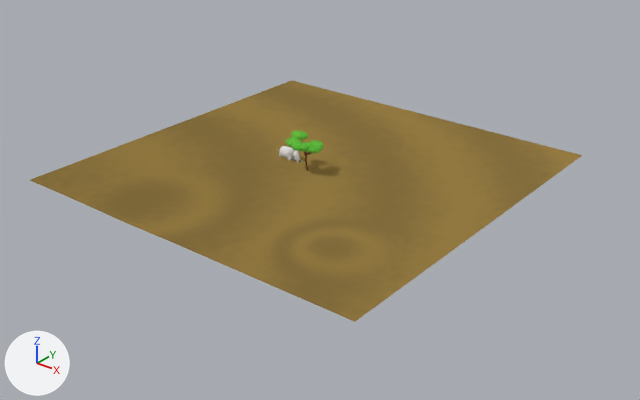
Before and after pictures for a commit that changed the Blender file models/result_animation/result_animation.blend.
Before and after are seen from a 50 mm camera at (88.4, -109.0, 61.7) aimed at (2.3, -1.4, -5.0). Lighting does not change. The marker at lower left points along +X, +Y and +Z.

In view in the first picture: 'Leafs', 'Plane'.
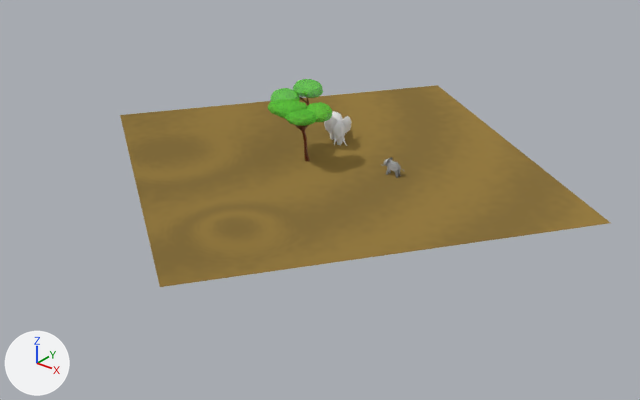
Changed parts and their boxes [x1, y1, x2, y2] in the pictures (640 x 400 px):
'Plane', moved, turned: before [30, 80, 582, 322]; after [120, 85, 610, 287]
'Leafs', moved, turned, rescaled: before [286, 130, 324, 153]; after [267, 79, 332, 126]
'elephant-model', added: after [381, 157, 405, 178]

The change in detail:
Picture 'Material Base Color.003' (img_material_base_color_003) is new.
Material 'Baby-elephant.003' (mat_baby_elephant_003) is new.
Its texture is img_material_base_color_003.
Mesh me_plane_004 is new.
It has 486 vertices, 486 faces and spans x -0.9..0.9, y -2.25..2.51, z 0.0..3.0.
It uses material mat_baby_elephant_003 (picture img_material_base_color_003).
Object 'Leafs' (ob_leafs) moves from (1.6, -1.5, 4.8) to (0.4, 0.0, 9.8).
Object 'Leafs' (ob_leafs) turns from (0, 0, 0) to (0, 0, -36) degrees about x, y and z.
Object 'Leafs' (ob_leafs) is rescaled from (1.26, 1.26, 1.26) to (2.59, 2.59, 2.59).
Object 'Plane' (ob_plane) moves from (0.0, 0.0, 0.0) to (0.9, 3.8, 0.0).
Object 'Plane' (ob_plane) turns from (0, 0, 0) to (0, 0, -36) degrees about x, y and z.
Object 'elephant-model' (ob_elephant_model) is new; it shows me_plane_004.
Its location is (12.3, 5.6, 0.1).
Its rotation in degrees is (0, 0, -90).
